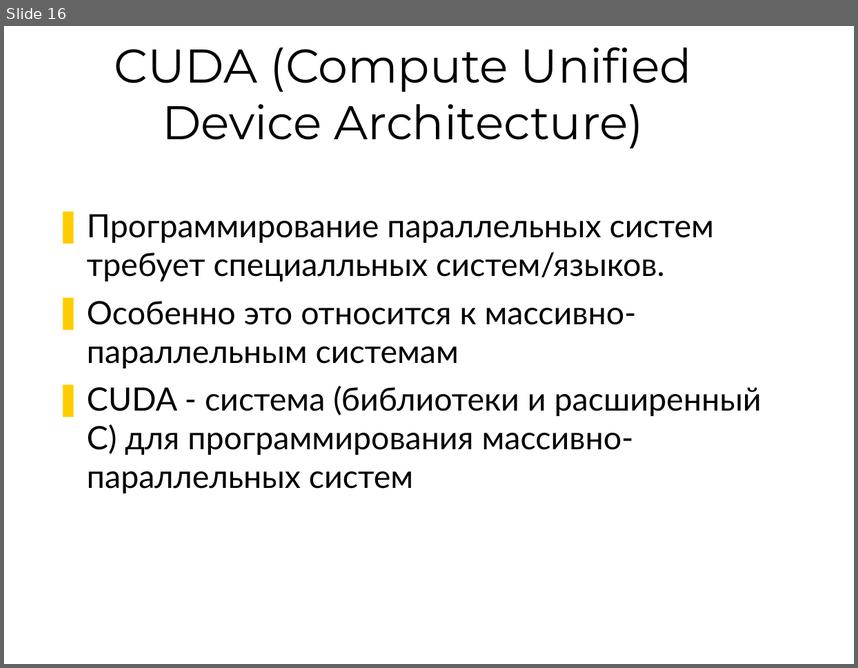
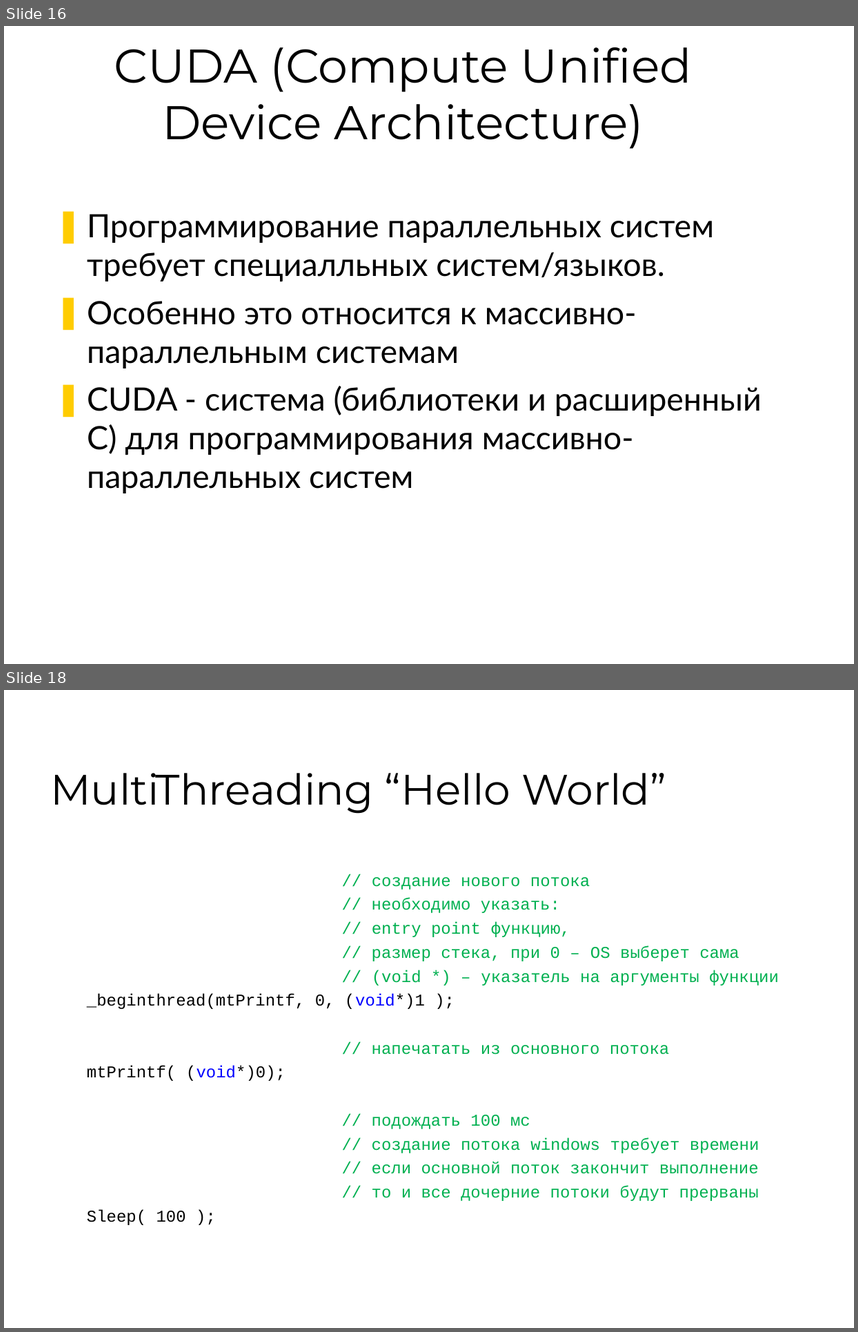
Before and after one commit to 7633/msu-cuda-course, a slide deck: Lectures/L1 24022009/Lection-1.ppt. Shown one above the other, each under a label of ours: slide 16 before the commit, slides 16 and 18 after it; the slides between them are not shown. The pictures are 858x668 and 858x1332 pixels, drawn with LibreOffice and Linux fonts; fonts in the diff are those of the drawing; background and template pictures are left out. Boxes give left, top, right and bottom in pixels: in the first picture for what was removed or moved away, otherwise in the second. Text is boxed around its words. In the diff, an @@ line names an element or a change of style, - is before the commit and + after.

Commit message:
[~] edit: added "Hello World" multi threading slides

```diff
--- a/Lectures/L1 24022009/Lection-1.ppt
+++ b/Lectures/L1 24022009/Lection-1.ppt
@@ slide 18 added at bbox=[4, 690, 854, 1328], background #FFFFFF @@
@@ title added at bbox=[50, 773, 667, 814], 36 pt, text #000000 @@
+MultiThreading “Hello World”
@@ text added at bbox=[87, 877, 779, 1225], 14 pt, text #00B050 @@
+// создание нового потока
+// необходимо указать:
+// entry point функцию,
+// размер стека, при 0 – OS выберет сама
+// (void *) – указатель на аргументы функции
+_beginthread(mtPrintf, 0, (void*)1 );
+// напечатать из основного потока
+mtPrintf( (void*)0);
+// подождать 100 мс
+// создание потока windows требует времени
+// если основной поток закончит выполнение
+// то и все дочерние потоки будут прерваны
+Sleep( 100 );
```
Also in this commit, not shown: 5 slides changed, 1 other slide added.
